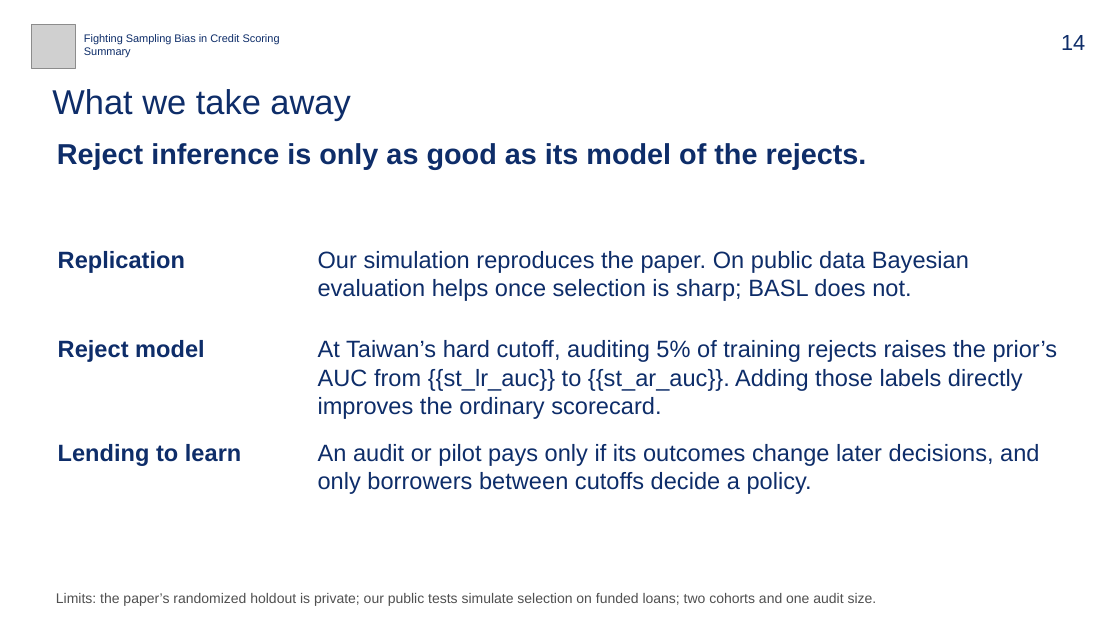
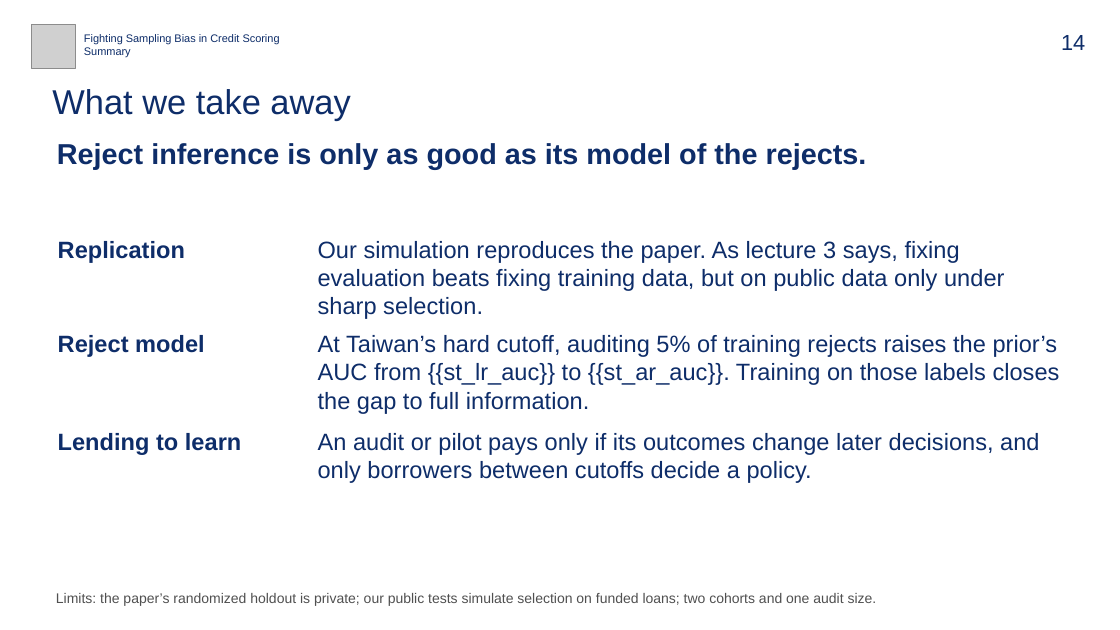
Before and after one commit to bigpurota/paper11, a slide deck: slide 14 of slides/talk-template.pptx. Drawn at 1120x630 pixels with LibreOffice and Linux fonts; fonts in the diff are those of the drawing; grey boxes stand for pictures. Boxes give left, top, right and bottom in pixels: in the first picture for what was removed or moved away, otherwise in the second. Text is boxed around its words. In the diff, an @@ line names an element or a change of style, - is before the commit and + after.

```diff
--- a/slides/talk-template.pptx
+++ b/slides/talk-template.pptx
@@ text at [318, 241, 1004, 319]: text changed @@
-Our simulation reproduces the paper. On public data Bayesian evaluation helps once selection is sharp; BASL does not.
+Our simulation reproduces the paper. As lecture 3 says, fixing evaluation beats fixing training data, but on public data only under sharp selection.
@@ text "Reject model": place and size @@
-text "Reject model" at [58, 340, 205, 362]
+text "Reject model" at [58, 335, 205, 357]
@@ text at [318, 335, 1060, 414]: text changed @@
-At Taiwan’s hard cutoff, auditing 5% of training rejects raises the prior’s AUC from {{st_lr_auc}} to {{st_ar_auc}}. Adding those labels directly improves the ordinary scorecard.
+At Taiwan’s hard cutoff, auditing 5% of training rejects raises the prior’s AUC from {{st_lr_auc}} to {{st_ar_auc}}. Training on those labels closes the gap to full information.
@@ 3 texts: place and size @@
-3 texts at [58, 251, 1039, 494]
+3 texts at [58, 241, 1039, 483]
```
Also in this commit, not shown: 6 other slides changed, 23 other files.
